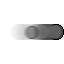
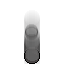
Before/after of a 64x64 layered artwork. What changed in the layer stack:
painted on "Layer 2 copy 3" over [24, 10, 62, 64]
removed layer "Layer 2 copy 4" (was 61%) over [24, 26, 40, 39]
removed layer "Layer 2 copy" over [48, 24, 64, 40]
removed layer "Layer 2 copy 2" over [27, 24, 62, 40]
removed layer "Layer 2" over [10, 24, 64, 40]
